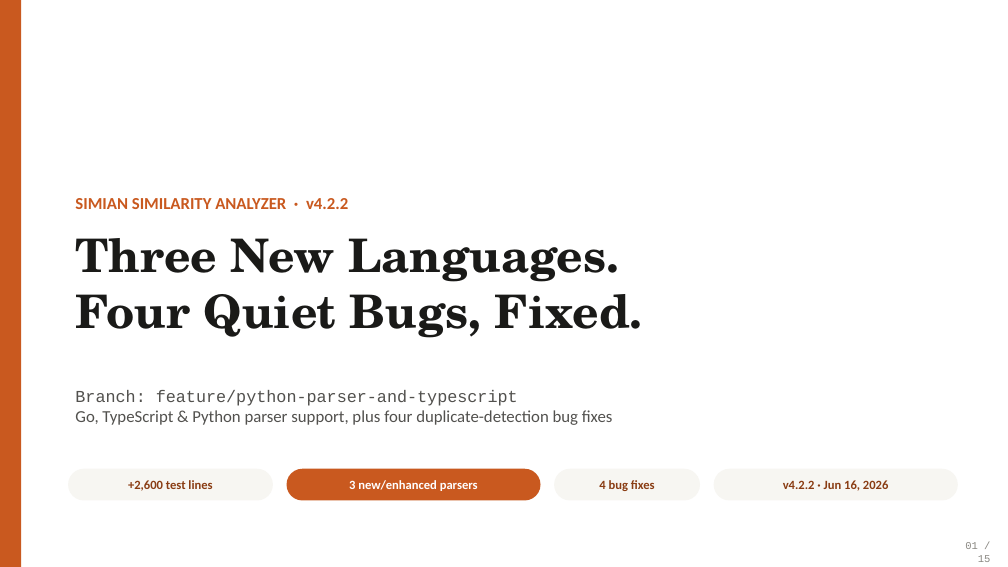
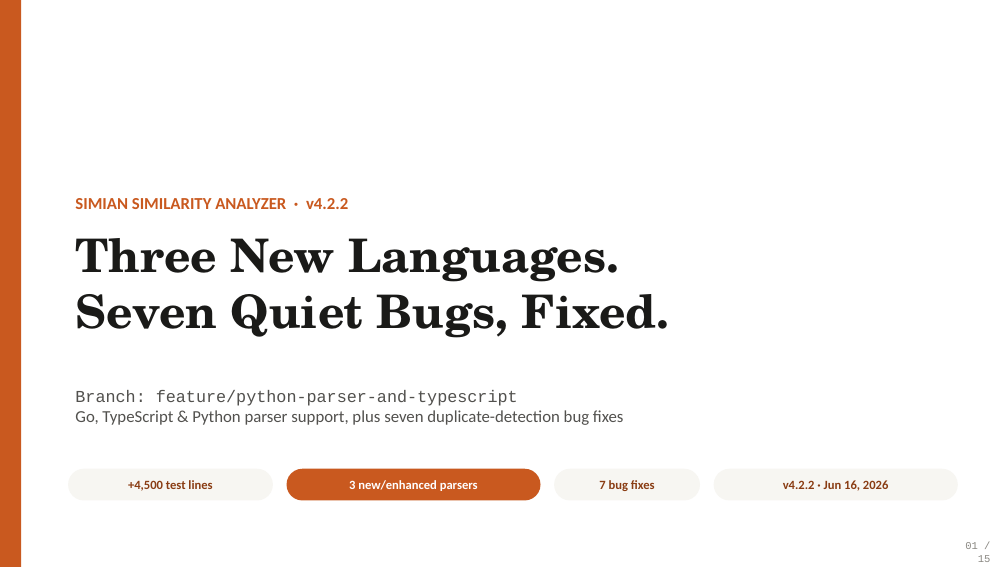
Before and after one commit to quandarypeak/simian, a slide deck: slide 1 of docs/simian-4.2.2-presentation.pptx. Drawn at 1008x567 pixels with LibreOffice and Linux fonts; fonts in the diff are those of the drawing. Boxes give left, top, right and bottom in pixels: in the first picture for what was removed or moved away, otherwise in the second. Text is boxed around its words. In the diff, an @@ line names an element or a change of style, - is before the commit and + after.

Commit message:
Update presentation for post-merge fixes and accurate counts
- Bug count was stale at 4; now reflects all 7 fixes (adds the Go
  raw-string corruption fix and the two TypeScript/JavaScript
  contextual-keyword fixes)
- Updates slide 1 headline/stats, slide 2 agenda, slide 3/6/8 summary
  bullets, and condenses slide 12's 4-card layout into one 7-item list
- Corrects the test-line count (+2,600 -> +4,500) and slide 4's stale
  "current HEAD" label
- Verified via content extraction, file validation, and a full visual
  render of every changed slide

```diff
--- a/docs/simian-4.2.2-presentation.pptx
+++ b/docs/simian-4.2.2-presentation.pptx
@@ text at [75, 281, 670, 338]: text changed @@
-Four Quiet Bugs, Fixed.
+Seven Quiet Bugs, Fixed.
@@ text at [75, 410, 624, 425]: text changed @@
-Go, TypeScript & Python parser support, plus four duplicate-detection bug fixes
+Go, TypeScript & Python parser support, plus seven duplicate-detection bug fixes
@@ text in rounded rectangle at [128, 480, 212, 491]: text changed @@
-+2,600 test lines
++4,500 test lines
@@ text in rounded rectangle at [599, 480, 655, 491]: text changed @@
-4 bug fixes
+7 bug fixes
```
Also in this commit, not shown: 5 other slides changed, 1 slide added, 1 slide removed.
